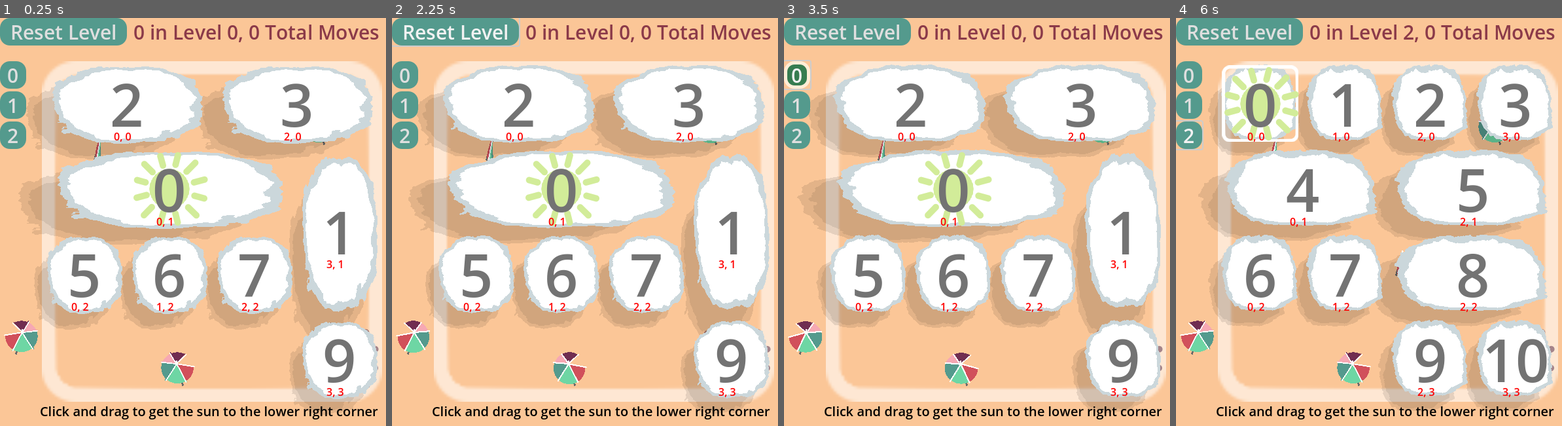
Above: before the commit, frames 1-4 (left to right).
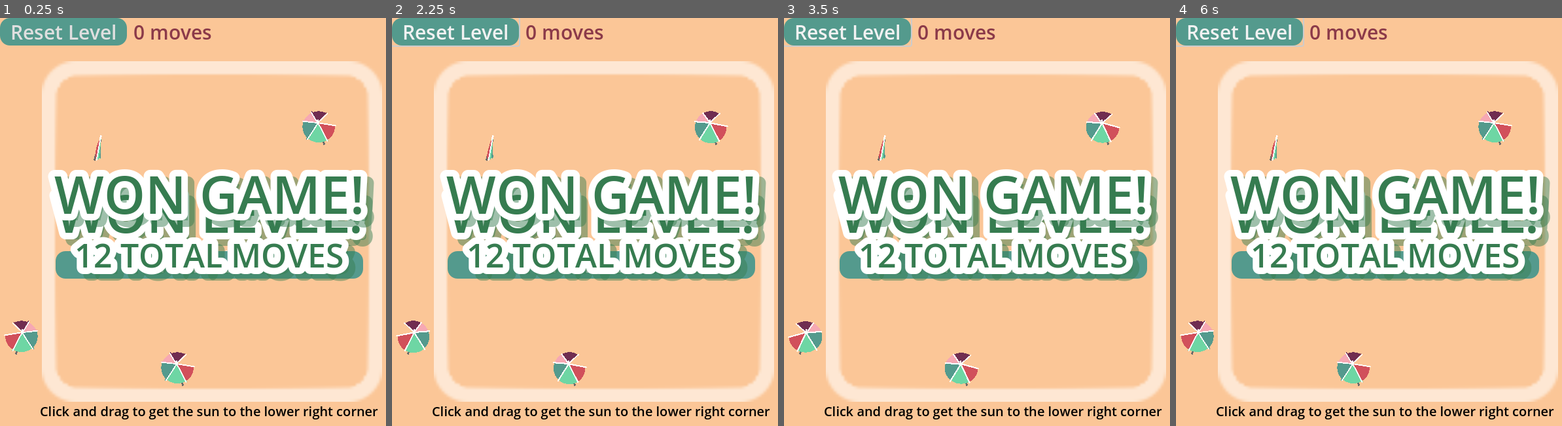
Above: after the commit, the same moments.

Repository: firelighted/comfyjam2026_slidingsun
Game: Godot game, scene res://scenes_scripts/main_2d.tscn
Two runs of this game, one before a commit and one after it. Both use one fixed random seed, a clock stepped at 60 frames per second and the inputs below. The engine's default icon, where the game draws it, is replaced by a stand-in: a white triangle on a blue panel in a dark square.
Inputs (mouse positions are in pixels of both pictures, inside the frame that each line leads up to):
- Up to frame 1 (0.25 s): no input
- Up to frame 2 (2.25 s): click "Reset Level" at 0.5 s; click (600, 266) at 1.25 s, where only the run after the commit has a clickable "Next Level"; click (600, 266) at 2 s, where only the run after the commit has a clickable "Next Level"
- Up to frame 3 (3.5 s): click (795, 75) at 2.75 s, where only the run before the commit has a clickable "0"
- Up to frame 4 (6 s): drag from (1303, 103) to (1473, 103) at 3.52 s; click (1187, 103) at 4.25 s, where only the run before the commit has a clickable "1"; click (1187, 136) at 5 s, where only the run before the commit has a clickable "2"; drag from (1260, 103) to (1430, 103) at 5.77 s

The runs differ from the first frame. In frame 1, 47% of the frame differs, in the area x 0-99%, y 1-97%; in frame 2, 48%; in frame 3, 48%; in frame 4, 52%, in the area x 0-99%, y 0-96%.
Error after the commit: Parse Error: Identifier "moves_this_level" not declared in the current scope. (res://block_manager.gd:72)

Commit message:
levels have special 'breaker' tiles which will break blocks that move over them, got detection working

Diff:
--- a/block_manager.gd
+++ b/block_manager.gd
@@ -29,7 +29,6 @@
 var current_level = 0
 var block_prefab: PackedScene = preload("res://scenes_scripts/block.tscn")
 @onready var block_parent = $BlockParent
-var selected_block: Node
 var level_button_parent: Node
 var won_level_ui : Node
 var won_game_ui : Node
@@ -38,11 +37,13 @@
 const SUN_TILE_IDX = 0
 const WIN_ARRAY_IDX = 15 # lower right corner of 4x4 array
 var array = [0,1,2,2,4,Constants.EMPTY,Constants.EMPTY,3,6,6,7]
-var x_size: int = 4
-var y_size: int = 4
-var cells: int = 16
-var moves_this_level: int = 0
-
+var breaker_tiles: Array[Vector2] = []
+var x_size: int
+var y_size: int
+var cells: int
+var block_num: int = 0
+
+var selected_block: Node
 var is_dragging = false
 
 
@@ -71,7 +72,7 @@
 	moves_this_level = 0
 	$"../UI_foreground/HBoxContainer/ResetLevelButton".pressed.connect(_on_reset_level_button_pressed)
 	$"../UI_foreground/Won_Level_UI/Button".pressed.connect(_on_next_level_button_pressed)
-	load_level(0)
+	load_level(1)
 
 func _notification(what):
 	if what == NOTIFICATION_WM_MOUSE_EXIT:
@@ -108,7 +109,7 @@
 	block: Block, prev_pos: Vector2, new_pos: Vector2
 ):
 	update_array(prev_pos, new_pos, block.dims, block.block_id)
-	print("receive_block_just_deselected")
+	check_breaker_tiles()
 	print(array)
 	check_for_win()
 
@@ -136,10 +137,10 @@
 	if current_level > -1 and current_level < len(level_move_counts):
 		level_move_counts[current_level] = moves_this_level
 	if level_idx < len(levels):
-		current_level = level_idx
-		array = levels[level_idx].duplicate(true)
-		x_size = 4
-		y_size = 4
+		array = levels[level_idx].initial_array()
+		x_size = levels[level_idx].x_size
+		y_size = levels[level_idx].y_size
+		breaker_tiles = levels[level_idx].breaker_tiles
 		cells = x_size * y_size
 	else:
 		push_warning("Using default level, no valid current_level in levels array")
@@ -205,12 +206,15 @@
 
 	return height
 
-
-func spawn_blocks():
+func clear_blocks():
 	for block in block_parent.get_children():
 		block.queue_free()
 	blocks.clear()
 	selected_block = null
+	block_num = 0
+
+func spawn_blocks():
+	clear_blocks()
 
 	var complete_blocks = []  # unique blocks, to prevent duplicates for large blocks
 	for y in range(y_size):
@@ -220,6 +224,8 @@
 				if block_id != Constants.EMPTY:
 					blocks.push_back(_create_block(block_id, x, y))
 					complete_blocks.push_back(block_id)
+
+	block_num = complete_blocks.size()
 
 func _create_block(block_id, row, col):
 	var block = block_prefab.instantiate()
@@ -380,3 +386,30 @@
 
 func _on_initial_load_timer_timeout() -> void:
 	pass #_ready()#load_level(0)
+
+func check_breaker_tiles():
+	var id = EMPTY
+	var should_break_block = true
+
+	for tile in breaker_tiles:
+		var id_at_tile = get_array(tile.x, tile.y)
+
+		if id_at_tile == EMPTY:
+			should_break_block = false
+			break
+		else:
+			if id != id_at_tile:
+				if id == EMPTY:
+					id = id_at_tile
+				else:
+					should_break_block = false
+					break
+
+	if should_break_block:
+		_break_block(id)
+
+### breaker_tiles will all be nonempty and occupied by the same block
+func _break_block(id: int) -> void:
+	print("break this block")
+	#for tile in breaker_tiles:
+		#var id_at_tile = get_array(tile.x, tile.y)
--- a/levels/test_level_0.tres
+++ b/levels/test_level_0.tres
@@ -7,3 +7,5 @@
 easy_edit_array = Array[String](["0, 0, -1, -1", "0, 0, -1, -1", "-1, 1, 1, 1", "-1, -1, -1, -1"])
 x_size = 4
 y_size = 4
+goal_tiles = Array[Vector2]([Vector2(0, 0)])
+breaker_tiles = Array[Vector2]([Vector2(0, 3), Vector2(1, 3)])
--- a/resources/level_resource.gd
+++ b/resources/level_resource.gd
@@ -4,10 +4,12 @@
 @export var easy_edit_array : Array[String] = ["0,1,2,3", "5,5,4,4", "-1,-1,9,10", "-1,-1,9,10"]
 @export var x_size = 4
 @export var y_size = 4
+@export var goal_tiles : Array[Vector2] = [Vector2.ZERO]
+@export var breaker_tiles : Array[Vector2] = []
 
 
-func initial_array():
-	var output = [] #[] *
+func initial_array() -> Array[int]:
+	var output: Array[int] = [] #[] *
 	for i in range(x_size * y_size):
 		output.append(Constants.EMPTY)
 	var x = 0
@@ -19,13 +21,3 @@
 			x += 1
 		y += 1
 	return output
-	#1,EMPTY,EMPTY,2,
-	#1,EMPTY,3,2,
-	#4,6,7,7,
-	#4,8,9, 10]
-
-
-	#1,EMPTY,EMPTY,2,
-	#1,EMPTY,3,2,
-	#1,5,6,7,
-	#4,4,9, 10
Not shown: 1 places in levels/test_level_0.tres that only renumber resources
